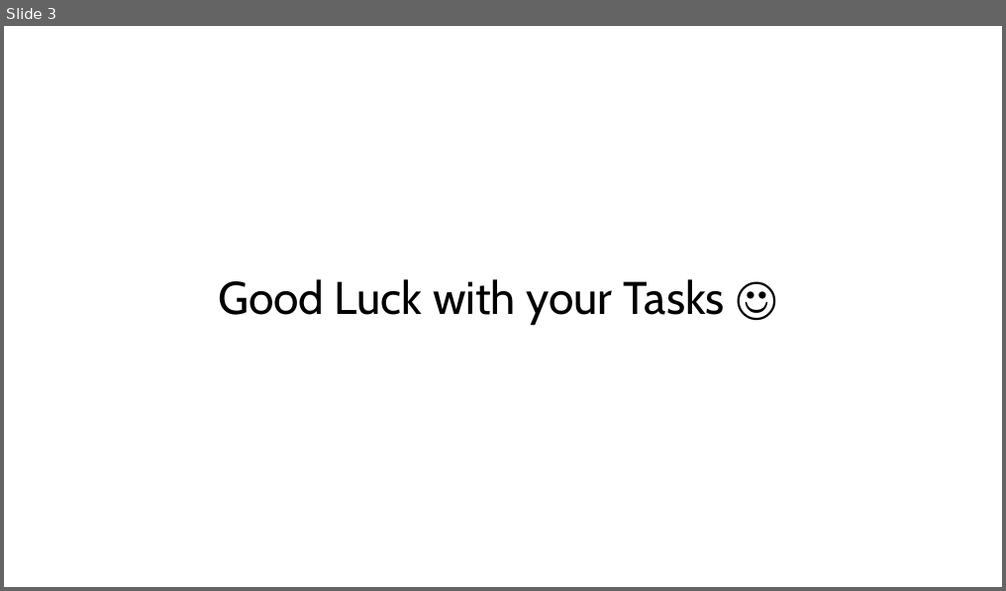
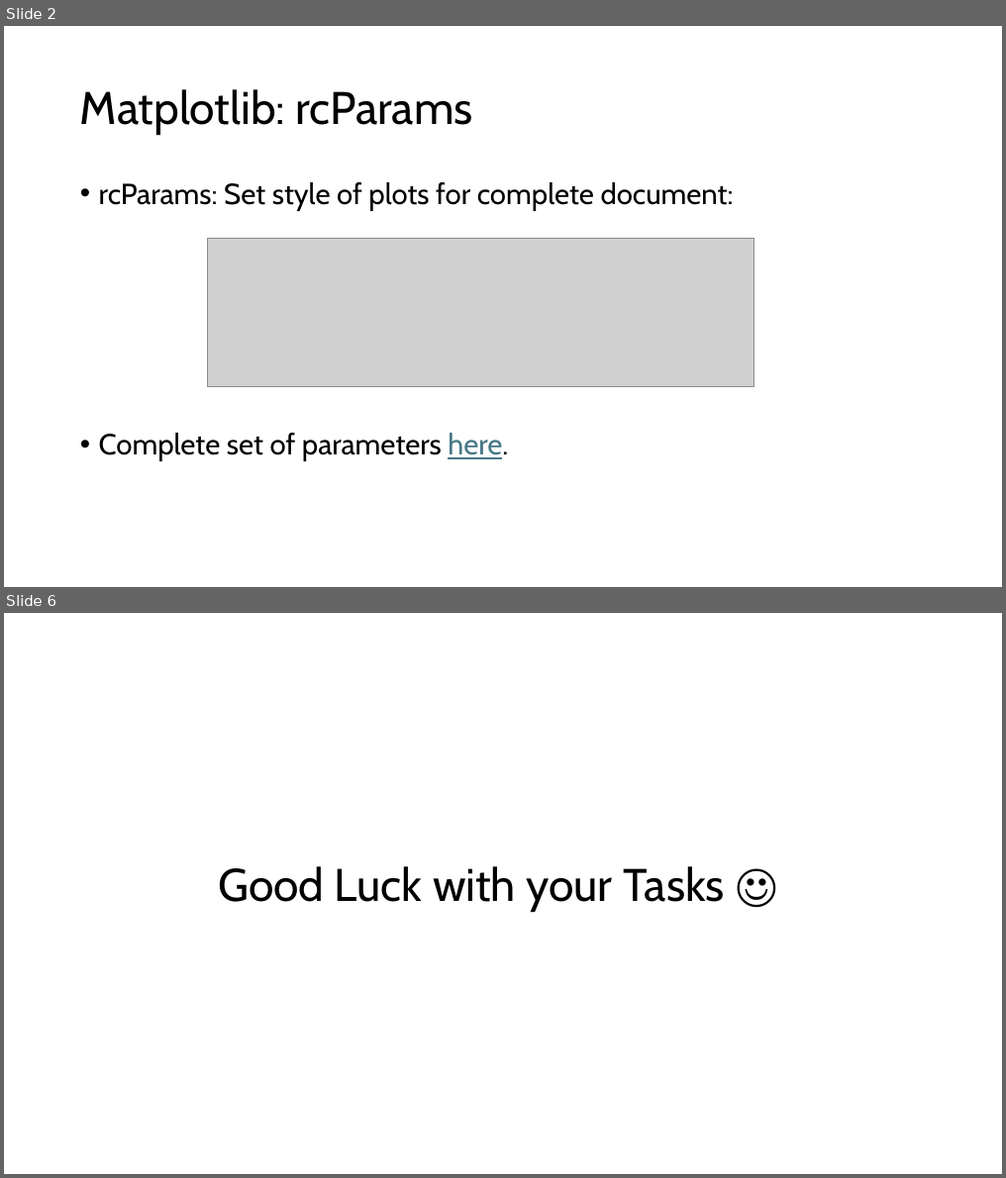
Before and after one commit to jonathanbollig/pycophy, a slide deck: Lecture Resources/Lecture Powerpoints/Chunk 12 - Scipy and Linear Regressions.pptx. Shown one above the other, each under a label of ours: slide 3 before the commit, slides 2 and 6 after it; the slides between them are not shown. The pictures are 1006x591 and 1006x1178 pixels, drawn with LibreOffice and Linux fonts; fonts in the diff are those of the drawing; grey boxes stand for pictures. Boxes give left, top, right and bottom in pixels: in the first picture for what was removed or moved away, otherwise in the second. Text is boxed around its words. In the diff, an @@ line names an element or a change of style, - is before the commit and + after.

```diff
--- a/Lecture Resources/Lecture Powerpoints/Chunk 12 - Scipy and Linear Regressions.pptx
+++ b/Lecture Resources/Lecture Powerpoints/Chunk 12 - Scipy and Linear Regressions.pptx
@@ slide 2 added at box(4, 26, 1002, 587), background #FFFFFF @@
@@ title added at box(80, 89, 473, 135), 44 pt, text #000000 @@
+Matplotlib: rcParams
@@ text added at box(99, 182, 734, 462), 28 pt, text #000000 @@
+• rcParams: Set style of plots for complete document:
+• Complete set of parameters here.
@@ picture added at box(207, 239, 753, 387) @@
@@ what was slide 3 is now slide 6 @@
```
Also in this commit, not shown: 1 slide changed, 2 other slides added, 4 other files.
